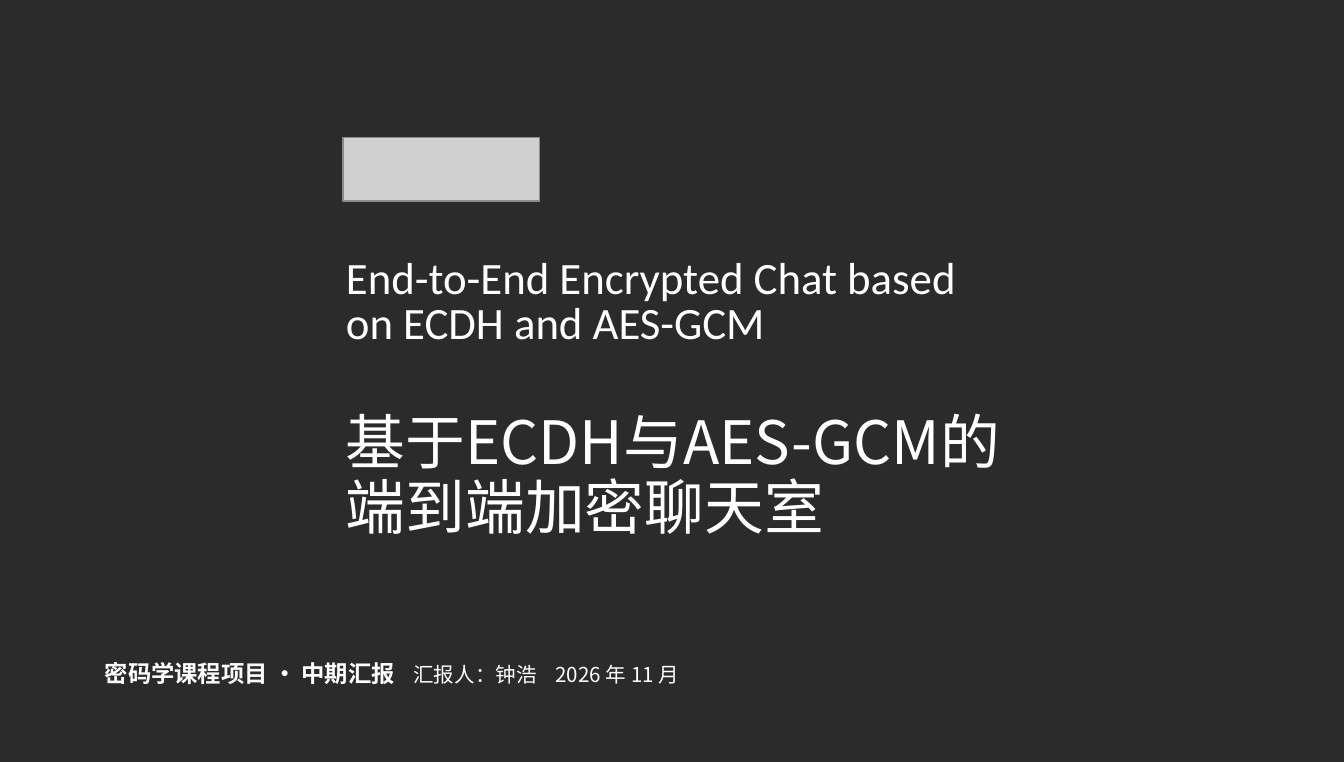
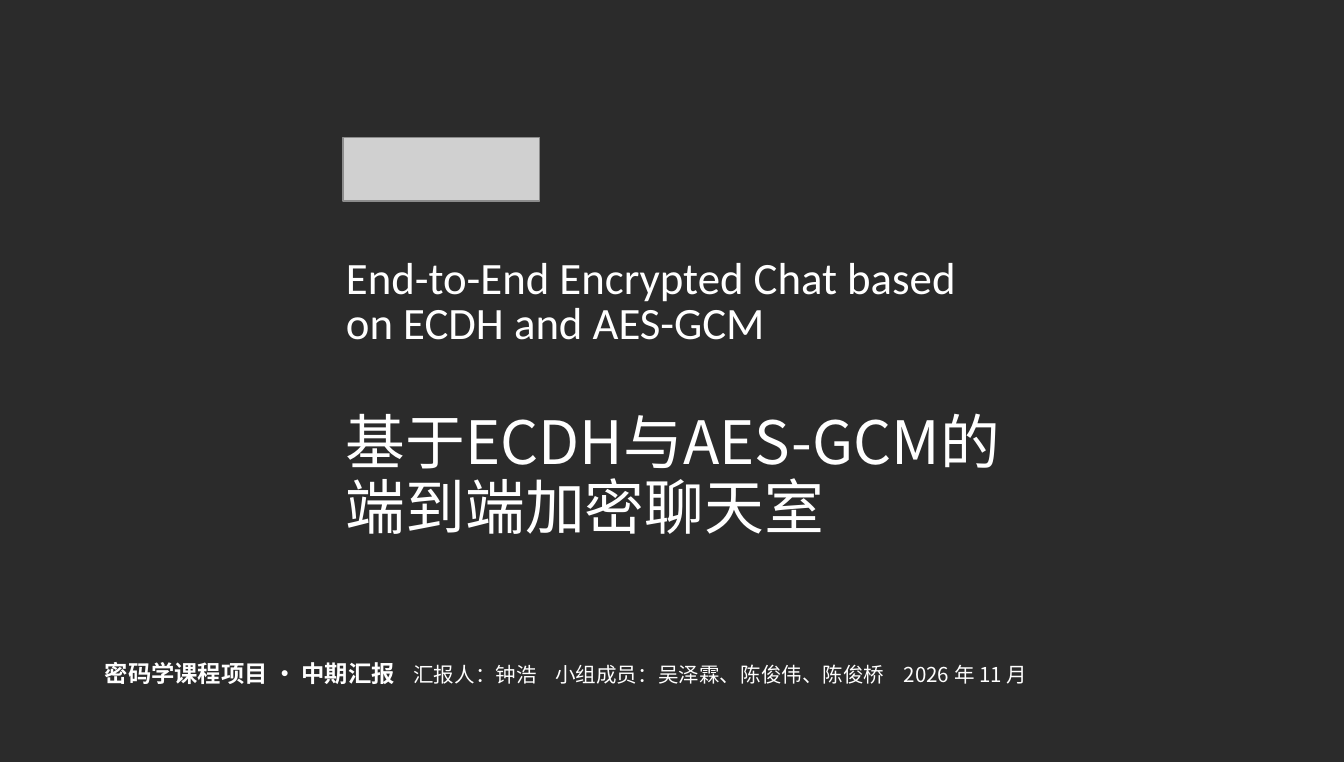
Before and after one commit to TomHaoZi/ECNUchat, a slide deck: slide 1 of 中期汇报/ECNUchat-中期汇报.pptx. Drawn at 1344x762 pixels with LibreOffice and Linux fonts; fonts in the diff are those of the drawing; grey boxes stand for pictures; background and template pictures are left out; a plain dark background stands for a picture behind light text. Boxes give left, top, right and bottom in pixels: in the first picture for what was removed or moved away, otherwise in the second. Text is boxed around its words. In the diff, an @@ line names an element or a change of style, - is before the commit and + after.

```diff
--- a/中期汇报/ECNUchat-中期汇报.pptx
+++ b/中期汇报/ECNUchat-中期汇报.pptx
@@ text at [105, 662, 1028, 684]: text changed @@
-密码学课程项目 · 中期汇报 汇报人：钟浩 2026 年 11 月
+密码学课程项目 · 中期汇报 汇报人：钟浩 小组成员：吴泽霖、陈俊伟、陈俊桥 2026 年 11 月
```
Also in this commit, not shown: 9 other slides changed, 2 other files.
